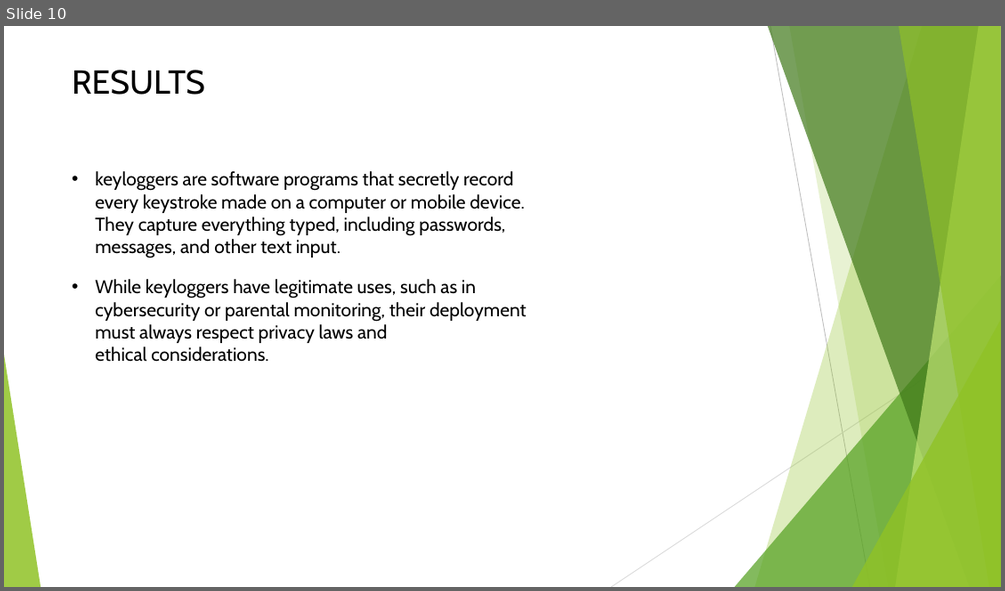
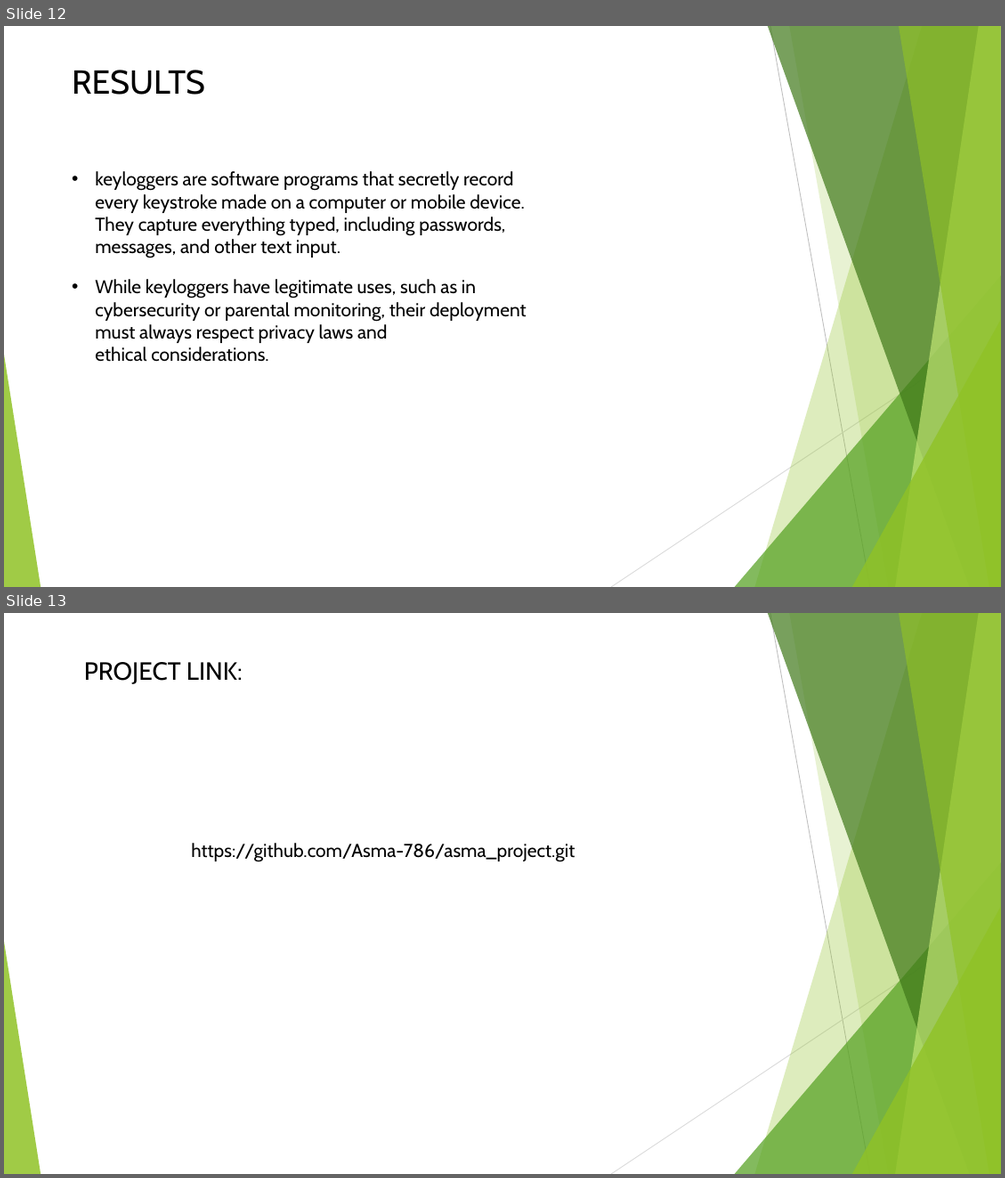
Before and after one commit to Asma-786/asma_project, a slide deck: Asmaproject.ppt.pptx. Shown one above the other, each under a label of ours: slide 10 before the commit, slides 12 and 13 after it. The pictures are 1005x591 and 1005x1178 pixels, drawn with LibreOffice and Linux fonts; fonts in the diff are those of the drawing. Boxes give left, top, right and bottom in pixels: in the first picture for what was removed or moved away, otherwise in the second. Text is boxed around its words. In the diff, an @@ line names an element or a change of style, - is before the commit and + after.

```diff
--- a/Asmaproject.ppt.pptx
+++ b/Asmaproject.ppt.pptx
@@ slide 13 added at bbox=[4, 613, 1001, 1174], background #FFFFFF; not listed: 10 template elements that a slide beside it also shows @@
@@ text added at bbox=[84, 662, 243, 684], 24 pt, text #000000 @@
+PROJECT LINK:
@@ text added at bbox=[191, 843, 574, 862], 18 pt, text #000000 @@
+https://github.com/Asma-786/asma_project.git
@@ what was slide 10 is now slide 12 @@
```
Also in this commit, not shown: 2 other slides added.
